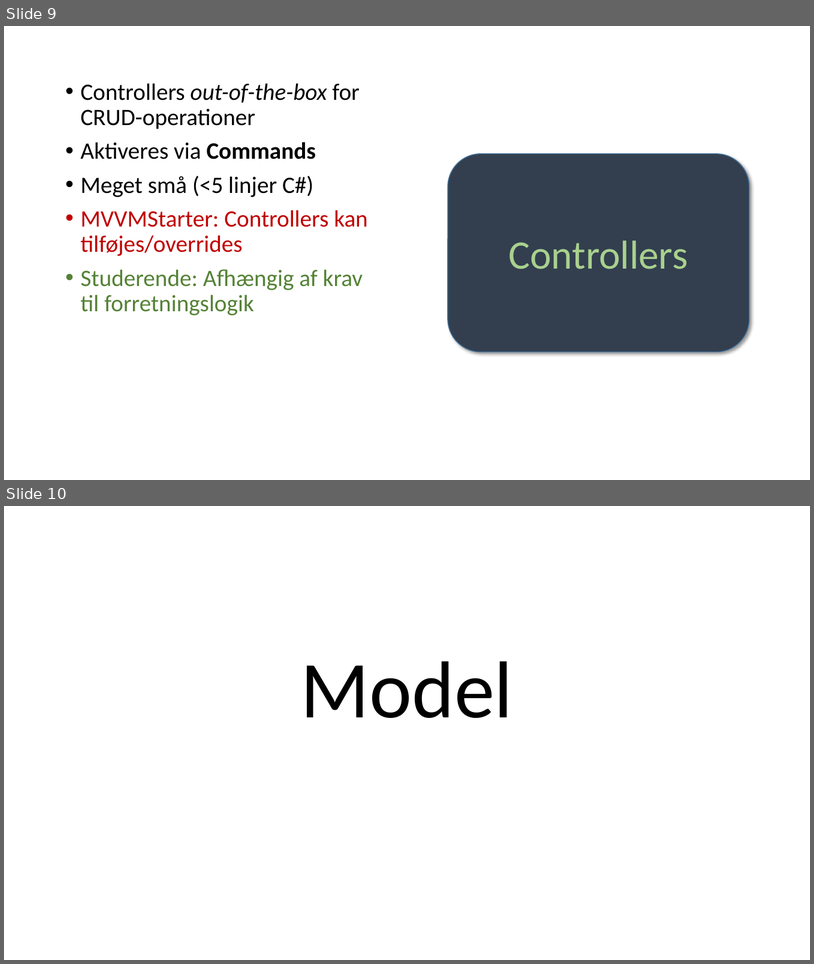
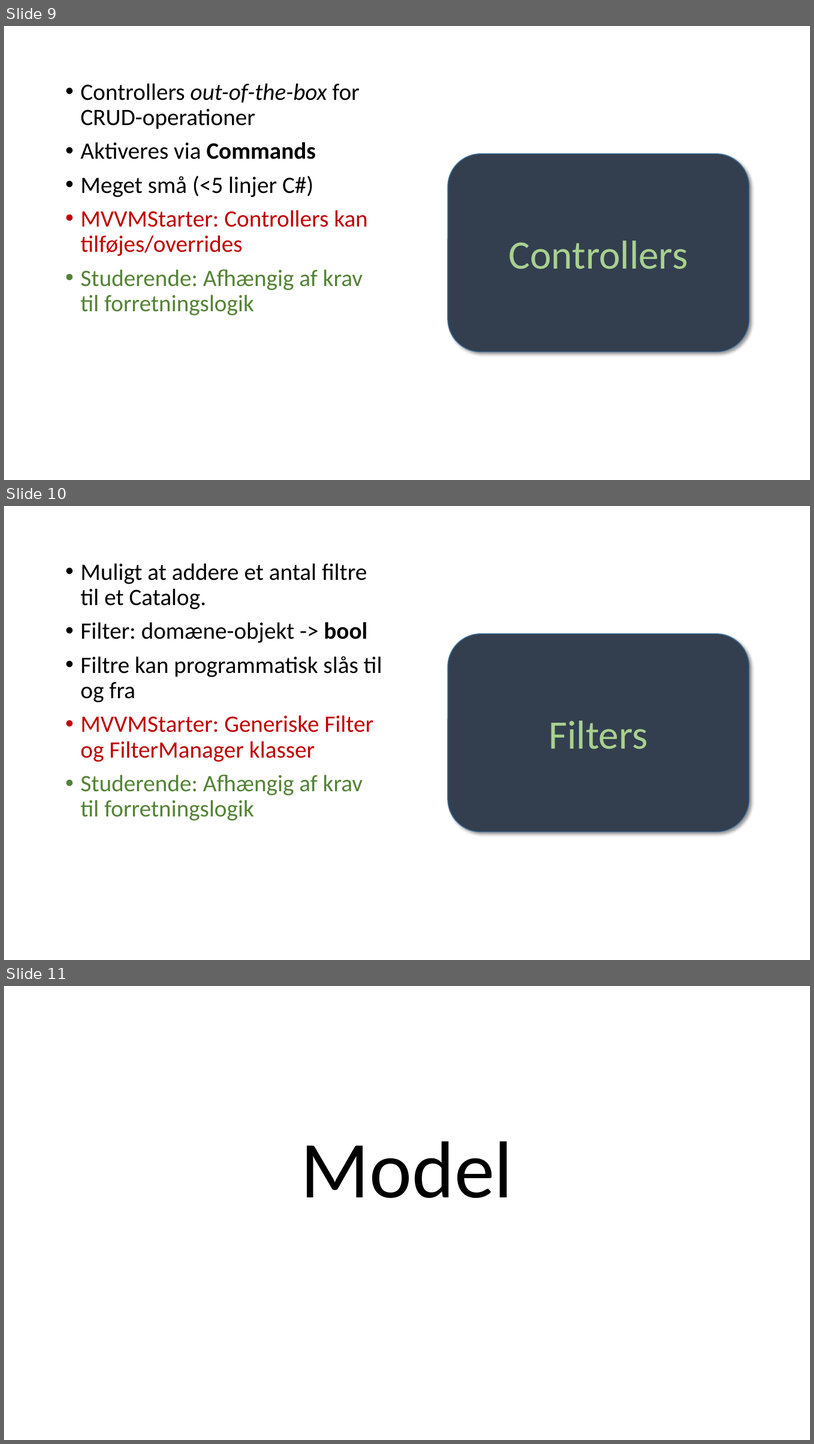
Before and after one commit to perl-easj/MVVMStarter, a slide deck: MVVMStarter/Presentation/MVVMStarter Oversigt.pptx. Shown one above the other, each under a label of ours: slides 9 and 10 before the commit, slides 9, 10 and 11 after it. The pictures are 814x964 and 814x1444 pixels, drawn with LibreOffice and Linux fonts; fonts in the diff are those of the drawing. Boxes give left, top, right and bottom in pixels: in the first picture for what was removed or moved away, otherwise in the second. Text is boxed around its words. In the diff, an @@ line names an element or a change of style, - is before the commit and + after.

Commit message:
Updated DomainModel->Catalog, added section on Filters

```diff
--- a/MVVMStarter/Presentation/MVVMStarter Oversigt.pptx
+++ b/MVVMStarter/Presentation/MVVMStarter Oversigt.pptx
@@ slide 10 added at <box>4,506,810,960</box>, background #FFFFFF @@
@@ text added at <box>81,563,383,820</box>, 28 pt, text #000000 @@
+• Muligt at addere et antal filtre til et Catalog.
+• Filter: domæne-objekt -> bool
+• Filtre kan programmatisk slås til og fra
+• MVVMStarter: Generiske Filter og FilterManager klasser
+• Studerende: Afhængig af krav til forretningslogik
@@ rounded rectangle added at <box>448,634,750,831</box>, fill #333F50, outline #43739E 1 pt, 48 pt, text #A9D18E @@
+Filters
@@ what was slide 10 is now slide 11 @@
```
Also in this commit, not shown: 17 slides changed, 5 other slides added.
